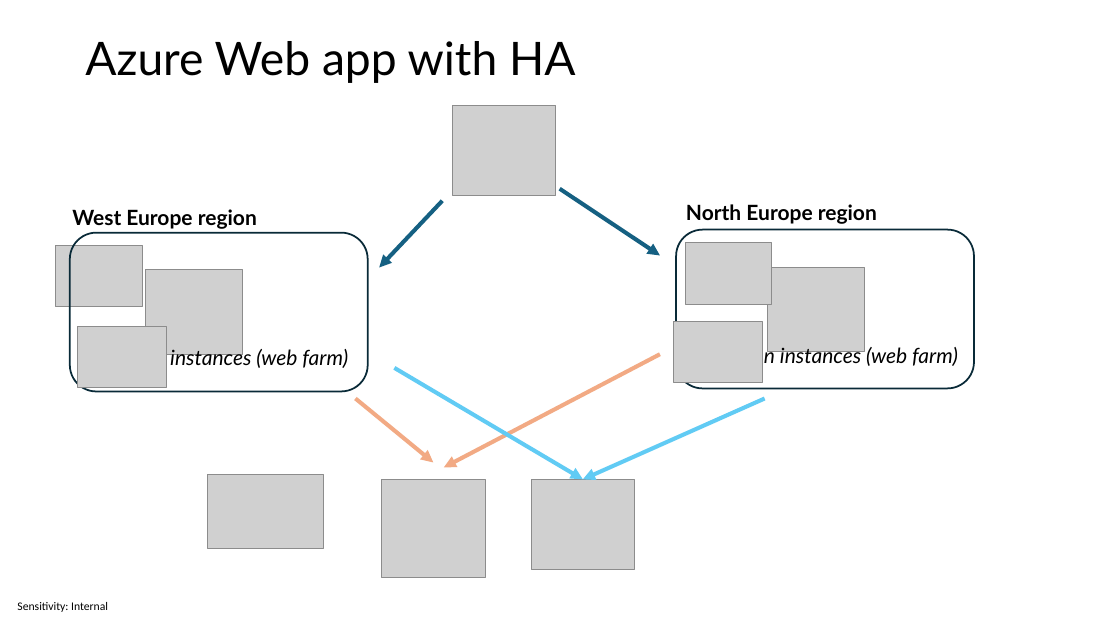
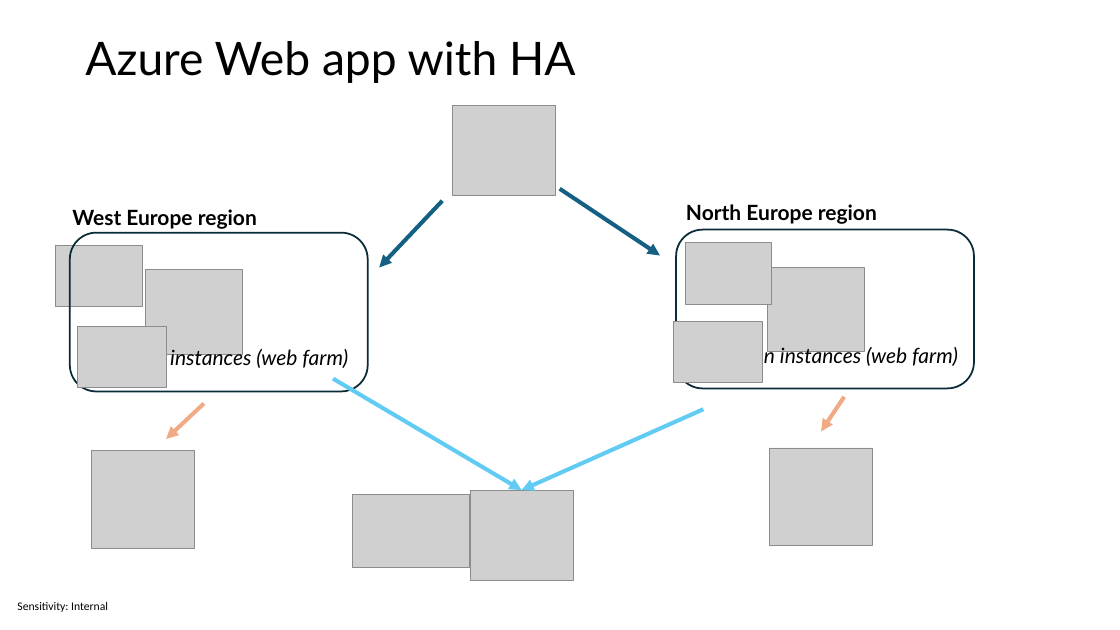
Before and after one commit to sabbadino/cache-like-a-pro-fusion-cache, a slide deck: slide 10 of cache-like-a-pro.pptx (slide 3 before the commit). Drawn at 1120x630 pixels with LibreOffice and Linux fonts; fonts in the diff are those of the drawing; grey boxes stand for pictures. Boxes give left, top, right and bottom in pixels: in the first picture for what was removed or moved away, otherwise in the second. Text is boxed around its words. In the diff, an @@ line names an element or a change of style, - is before the commit and + after.

```diff
--- a/cache-like-a-pro.pptx
+++ b/cache-like-a-pro.pptx
@@ arrow moved from (355, 398) - (434, 463) to (204, 403) - (166, 439) @@
@@ 2 arrows, 1 picture: place and size @@
-2 arrows, 1 picture at [395, 368, 765, 571]
+2 arrows, 1 picture at [334, 379, 703, 581]
@@ arrow moved from (660, 355) - (444, 467) to (844, 397) - (821, 432) @@
@@ picture added at [770, 448, 873, 545] @@
@@ picture: place and size @@
-picture at [381, 480, 485, 577]
+picture at [91, 450, 194, 548]
@@ picture: place and size @@
-picture at [207, 475, 323, 548]
+picture at [353, 495, 470, 568]
```
Also in this commit, not shown: 3 other slides changed, 5 slides added.
